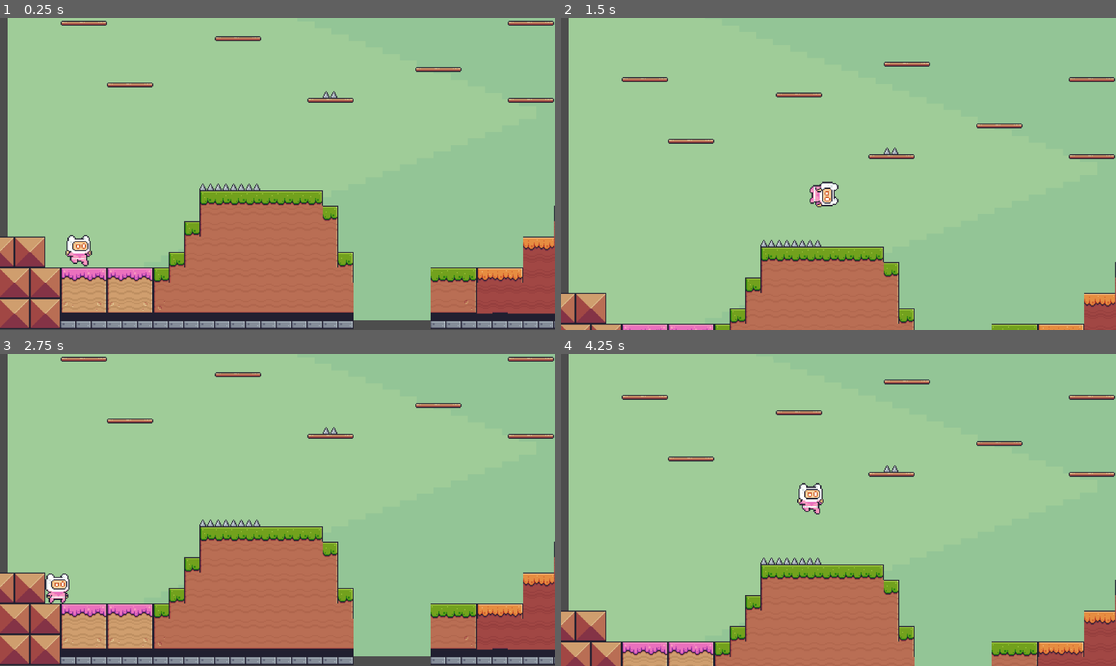
Above: before the commit, frames 1-4 (two rows, left to right).
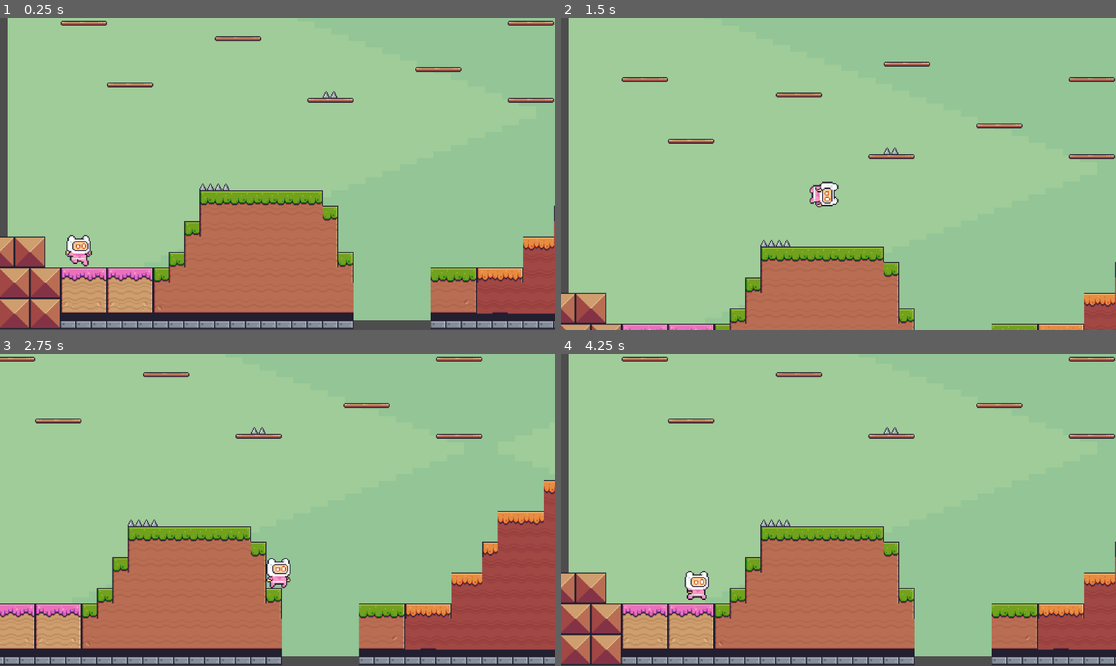
Above: after the commit, the same moments.

Repository: ammarsetiawan/SKYBOUND
Game: Godot game, scene res://scene/main.tscn
Two runs of this game, one before a commit and one after it. Both use one fixed random seed, a clock stepped at 60 frames per second and the inputs below.
Inputs:
- Up to frame 1 (0.25 s): no input
- Up to frame 2 (1.5 s): tap Enter (ui_accept) at 0.5, 0.77 s; hold Right (ui_right) from 0.53 s (still down)
- Up to frame 3 (2.75 s): tap Enter (ui_accept) at 1.52 s; release Right (ui_right) at 2.03 s; hold Left (ui_left) from 2.03 s (still down)
- Up to frame 4 (4.25 s): release Left (ui_left) at 2.78 s; hold Right (ui_right) from 2.78 s (still down); tap Enter (ui_accept) at 3.02, 3.77 s

The runs differ from the first frame. In frame 1, less than 0.1% of the frame differs, in the area x 41-47%, y 53-56%; in frame 2, less than 0.1%; in frame 3, 27%, in the area x 0-100%, y 0-100%; in frame 4, 22%.

Commit message:
Deskripsi perubahan Anda

Diff:
--- a/killzone.tscn
+++ b/killzone.tscn
@@ -10,7 +10,6 @@
 script = ExtResource("1_3brf5")
 
 [node name="CollisionShape2D" type="CollisionShape2D" parent="." unique_id=335439177]
-position = Vector2(11, 0)
 shape = SubResource("RectangleShape2D_3brf5")
 
 [connection signal="body_entered" from="." to="." method="_on_body_entered"]
--- a/scene/main.tscn
+++ b/scene/main.tscn
@@ -3,6 +3,7 @@
 [ext_resource type="PackedScene" uid="uid://bd24qhloktoja" path="res://scene/tile_map_layer.tscn" id="1_v0l8b"]
 [ext_resource type="PackedScene" uid="uid://cvm3iufvh2n7s" path="res://scene/player.tscn" id="2_wp4xf"]
 [ext_resource type="PackedScene" uid="uid://bg40q7a6oc2sw" path="res://killzone.tscn" id="3_wp4xf"]
+[ext_resource type="PackedScene" uid="uid://c7tv4l7jft0m6" path="res://void.tscn" id="4_brvut"]
 
 [node name="main" type="Node2D" unique_id=640147080]
 texture_filter = 1
@@ -24,7 +25,7 @@
 rotation_smoothing_enabled = true
 
 [node name="killzone" parent="." unique_id=739014264 instance=ExtResource("3_wp4xf")]
-position = Vector2(242, 307)
+position = Vector2(218, 315)
 
 [node name="killzone2" parent="." unique_id=564638598 instance=ExtResource("3_wp4xf")]
 position = Vector2(334, 216)
@@ -37,3 +38,6 @@
 
 [node name="killzone5" parent="." unique_id=1593368168 instance=ExtResource("3_wp4xf")]
 position = Vector2(846, 393)
+
+[node name="Void" parent="." unique_id=68978514 instance=ExtResource("4_brvut")]
+position = Vector2(-51, 422)
--- a/scene/tile_map_layer.tscn
+++ b/scene/tile_map_layer.tscn
@@ -1443,6 +1443,7 @@
 sources/0 = SubResource("TileSetAtlasSource_4a0k3")
 
 [node name="TileMapLayer" type="TileMapLayer" unique_id=203796870]
+texture_filter = 1
 position = Vector2(0, 20)
 tile_map_data = PackedByteArray("AAABABsAAAAOAAIAAAACABsAAAANAAIAAAADABsAAAAOAAIAAAAEABsAAAABAAIAAAAFABsAAAABAAIAAAAGAB …(8848 unchanged characters)…
 tile_set = SubResource("TileSet_uuaxm")
@@ -1457,4 +1458,4 @@
 [node name="TileMap" type="TileMap" parent="." unique_id=1100210940]
 tile_set = SubResource("TileSet_u6l8q")
 format = 2
-layer_0/tile_data = PackedInt32Array(1179661, 0, 0, 1179662, 0, 0, 1179663, 0, 0, 1179664, 0, 0, 786453, 0, 0, 720943, 0, 0, 655421, 0, 0, 1507380, 0, 0, 1507381, 0, 0, 1507382, 0, 0)
+layer_0/tile_data = PackedInt32Array(1179661, 0, 0, 1179662, 0, 0, 786453, 0, 0, 720943, 0, 0, 655421, 0, 0, 1507380, 0, 0, 1507381, 0, 0, 1507382, 0, 0)
--- /dev/null
+++ b/void.gd
@@ -0,0 +1,5 @@
+extends Area2D
+
+func _on_body_entered(body):
+	if body.name == "player":
+		body.respawn()
--- /dev/null
+++ b/void.tscn
@@ -0,0 +1,14 @@
+[gd_scene format=3 uid="uid://c7tv4l7jft0m6"]
+
+[ext_resource type="Script" uid="uid://cg72akt0u5n0x" path="res://void.gd" id="1_u8be3"]
+
+[sub_resource type="WorldBoundaryShape2D" id="WorldBoundaryShape2D_u8be3"]
+
+[node name="Void" type="Area2D" unique_id=68978514]
+script = ExtResource("1_u8be3")
+
+[node name="CollisionShape2D" type="CollisionShape2D" parent="." unique_id=1888094422]
+position = Vector2(0, 2)
+shape = SubResource("WorldBoundaryShape2D_u8be3")
+
+[connection signal="body_entered" from="." to="." method="_on_body_entered"]
Not shown, added: void.gd.uid
